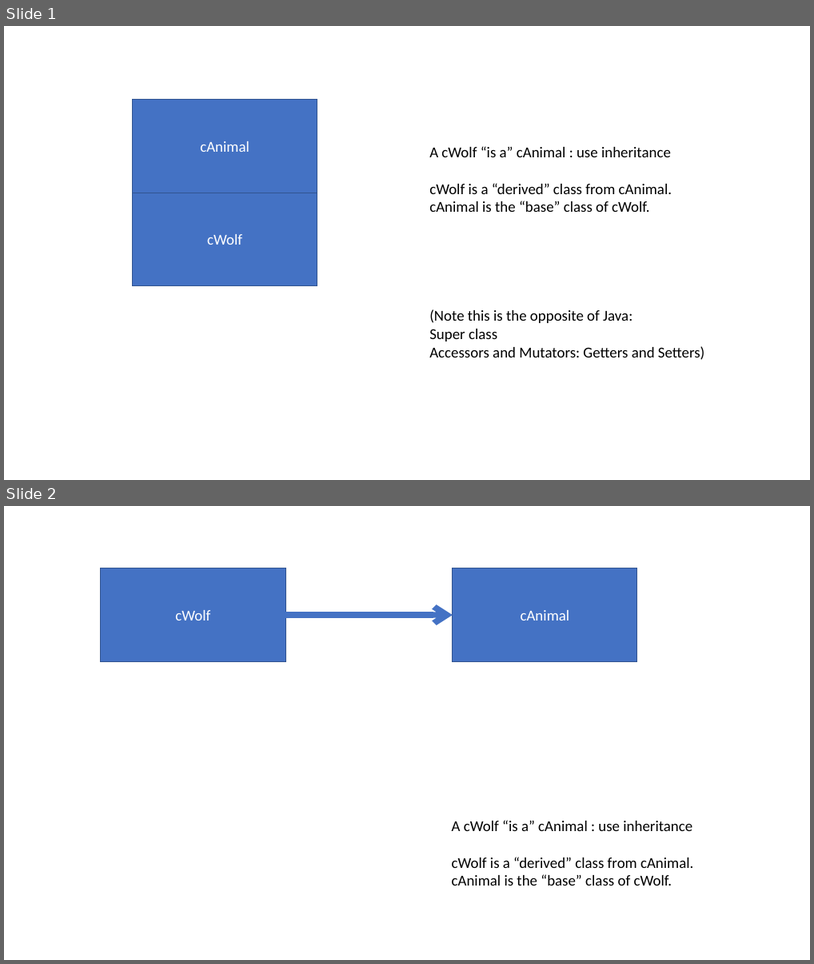
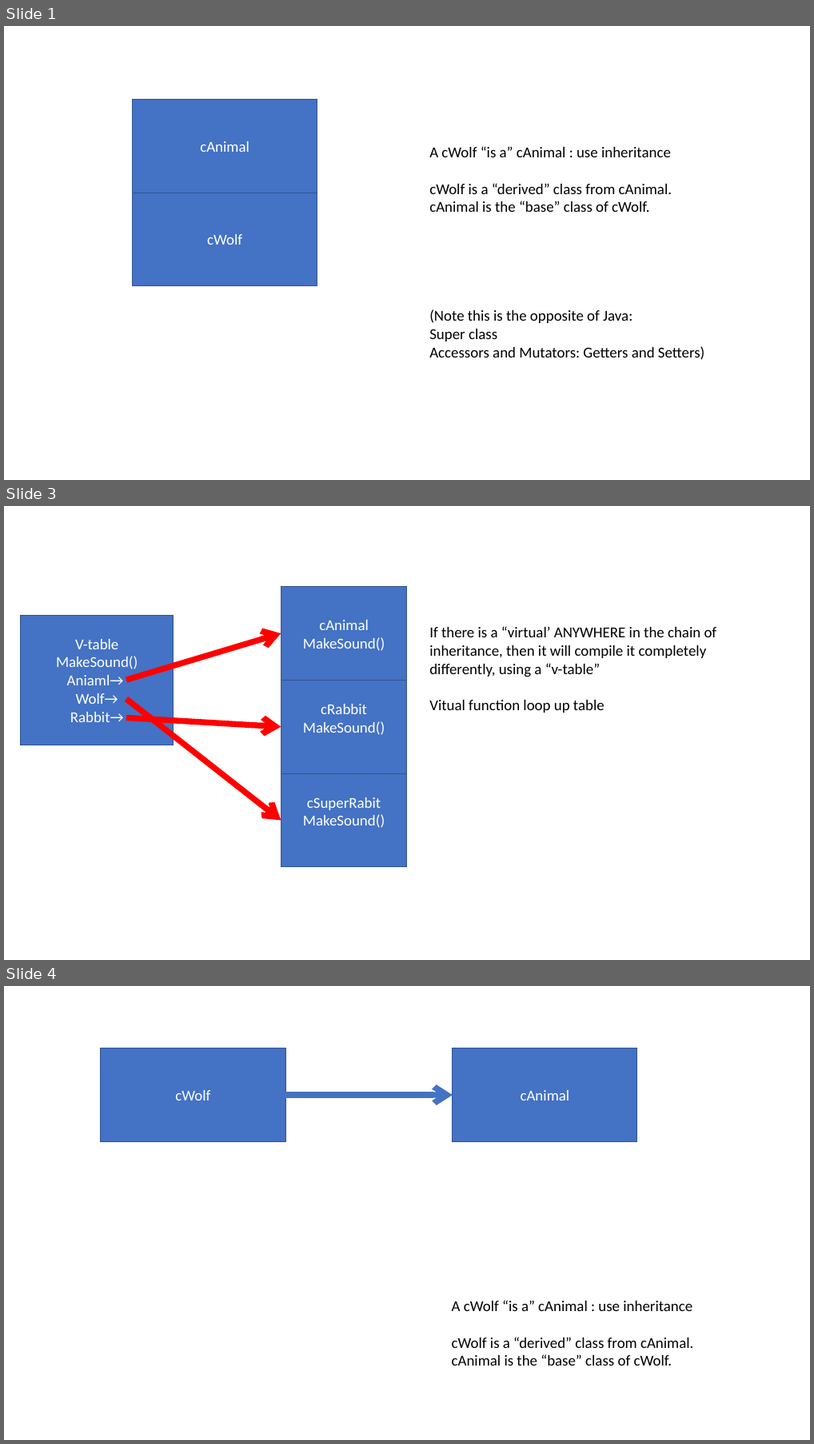
Before and after one commit to FeeneyCodes/GDP202223, a slide deck: Classes_in_C++/The C++ compiler might hate you - classes in C++.pptx. Shown one above the other, each under a label of ours: slides 1 and 2 before the commit, slides 1, 3 and 4 after it; the slides between them are not shown. The pictures are 814x964 and 814x1444 pixels, drawn with LibreOffice and Linux fonts; fonts in the diff are those of the drawing. Boxes give left, top, right and bottom in pixels: in the first picture for what was removed or moved away, otherwise in the second. Text is boxed around its words. In the diff, an @@ line names an element or a change of style, - is before the commit and + after.

```diff
--- a/Classes_in_C++/The C++ compiler might hate you - classes in C++.pptx
+++ b/Classes_in_C++/The C++ compiler might hate you - classes in C++.pptx
@@ slide 3 added at [4,506,810,960], background #FFFFFF @@
@@ rectangle added at [281,587,407,680], fill #4472C4, outline #325491 1 pt, 18 pt, text #FFFFFF @@
+cAnimal
+MakeSound()
@@ rectangle added at [21,615,174,744], fill #4472C4, outline #325491 1 pt, 18 pt, text #FFFFFF @@
+V-table
+MakeSound()
+Aniaml→
+Wolf→
+Rabbit→
@@ arrow added from (126, 680) to (281, 633), #FF0000 7 pt @@
@@ text added at [430,626,718,712], 18 pt, text #000000 @@
+If there is a “virtual’ ANYWHERE in the chain of inheritance, then it will compile it completely differently, using a “v-table”
+Vitual function loop up table
@@ rectangle added at [281,680,407,773], fill #4472C4, outline #325491 1 pt, 18 pt, text #FFFFFF @@
+cRabbit
+MakeSound()
@@ arrow added from (126, 718) to (281, 727), #FF0000 7 pt @@
@@ arrow added from (126, 699) to (281, 820), #FF0000 7 pt @@
@@ rectangle added at [281,773,407,867], fill #4472C4, outline #325491 1 pt, 18 pt, text #FFFFFF @@
+cSuperRabit
+MakeSound()
@@ what was slide 2 is now slide 4 @@
```
Also in this commit, not shown: 2 other slides added, 45 other files.
